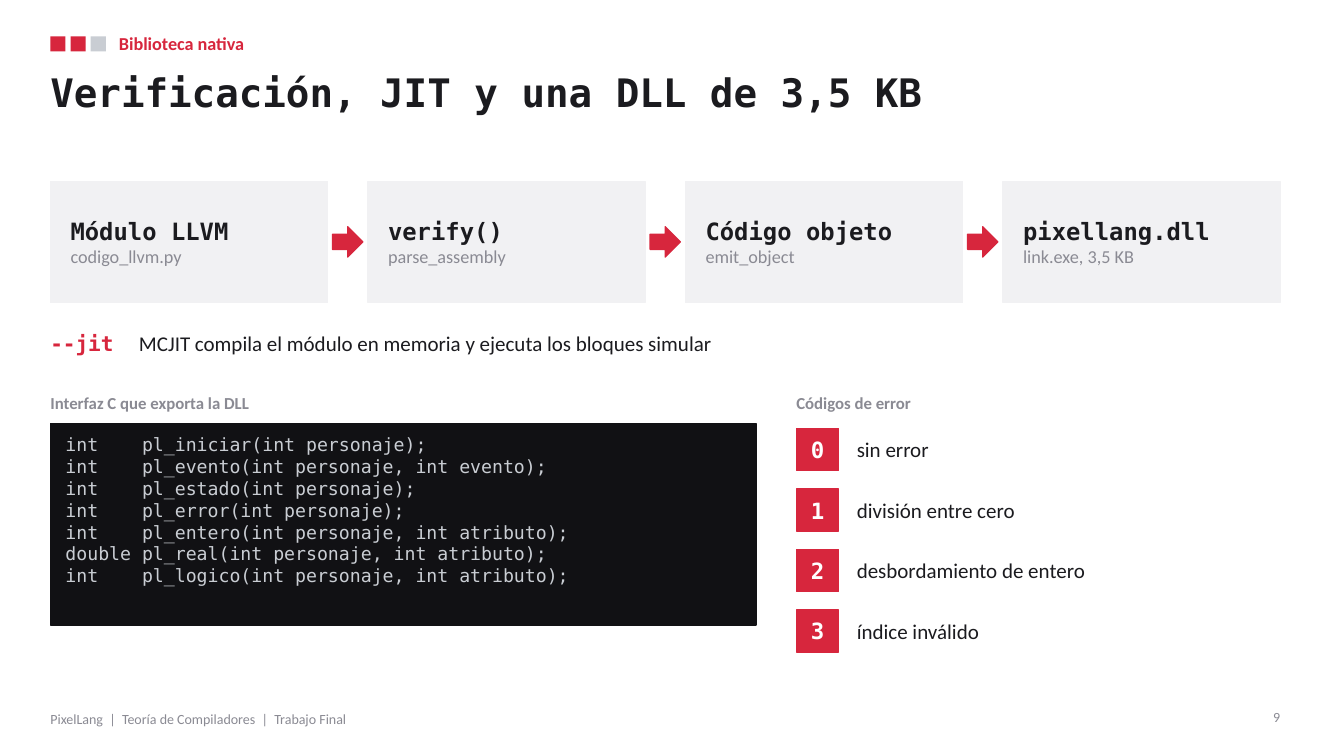
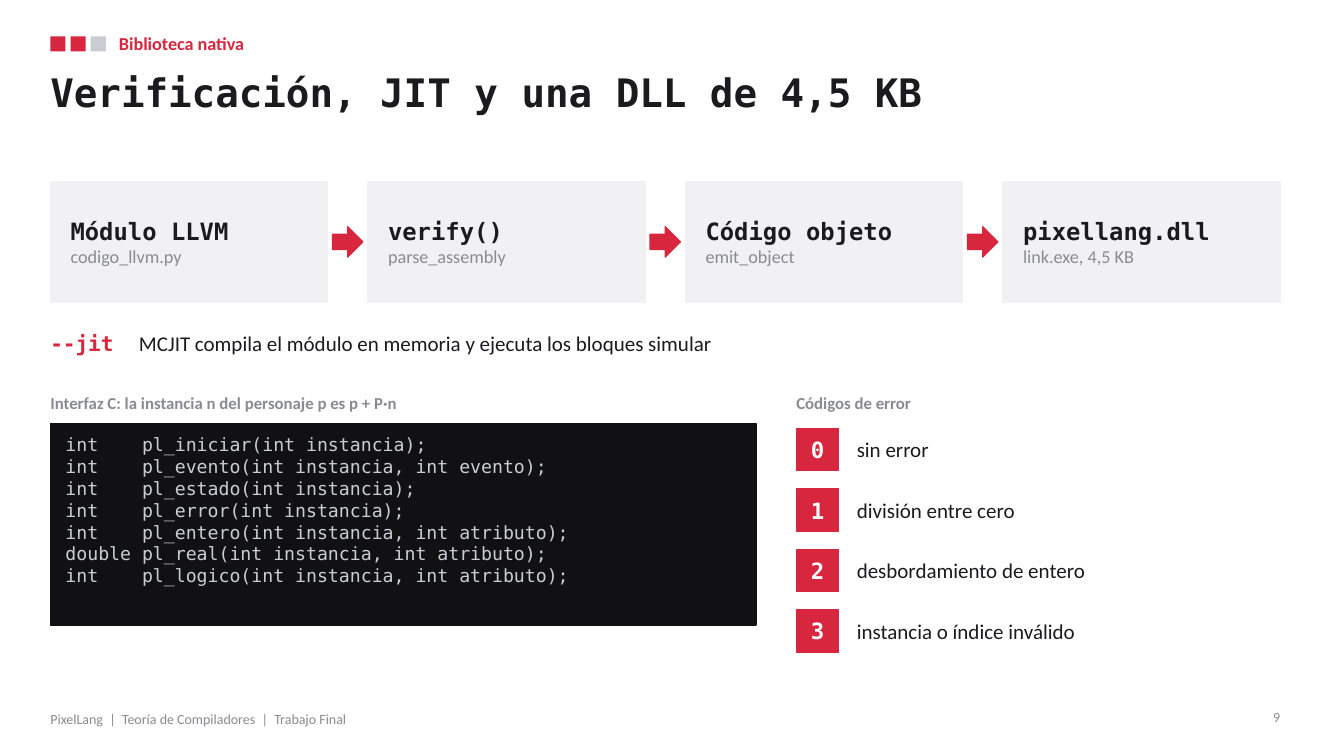
Before and after one commit to DavidRamPari/pixellang, a slide deck: slide 9 of docs/PixelLang_TrabajoFinal_Presentacion.pptx. Drawn at 1344x756 pixels with LibreOffice and Linux fonts; fonts in the diff are those of the drawing. Boxes give left, top, right and bottom in pixels: in the first picture for what was removed or moved away, otherwise in the second. Text is boxed around its words. In the diff, an @@ line names an element or a change of style, - is before the commit and + after.

Commit message:
Informe, presentación y video con los dos slimes
El informe explica las instancias de la interfaz C, el minijuego con dos slimes y el
nuevo límite (64 instancias por personaje); la Figura 2 y las capturas de la
presentación muestran a los dos slimes con vidas distintas. El video se grabó de nuevo
con la terminal y el minijuego actuales.

```diff
--- a/docs/PixelLang_TrabajoFinal_Presentacion.pptx
+++ b/docs/PixelLang_TrabajoFinal_Presentacion.pptx
@@ title at <box>50,75,922,115</box>: text changed @@
-Verificación, JIT y una DLL de 3,5 KB
+Verificación, JIT y una DLL de 4,5 KB
@@ text at <box>1023,250,1134,265</box>: text changed @@
-link.exe, 3,5 KB
+link.exe, 4,5 KB
@@ text at <box>50,397,396,412</box>: text changed @@
-Interfaz C que exporta la DLL
+Interfaz C: la instancia n del personaje p es p + P·n
@@ text at <box>65,437,568,587</box>: text changed @@
-int pl_iniciar(int personaje);
-int pl_evento(int personaje, int evento);
-int pl_estado(int personaje);
-int pl_error(int personaje);
-int pl_entero(int personaje, int atributo);
-double pl_real(int personaje, int atributo);
-int pl_logico(int personaje, int atributo);
+int pl_iniciar(int instancia);
+int pl_evento(int instancia, int evento);
+int pl_estado(int instancia);
+int pl_error(int instancia);
+int pl_entero(int instancia, int atributo);
+double pl_real(int instancia, int atributo);
+int pl_logico(int instancia, int atributo);
@@ text at <box>857,624,1074,639</box>: text changed @@
-índice inválido
+instancia o índice inválido
```
Also in this commit, not shown: 4 other slides changed, 4 other files.
